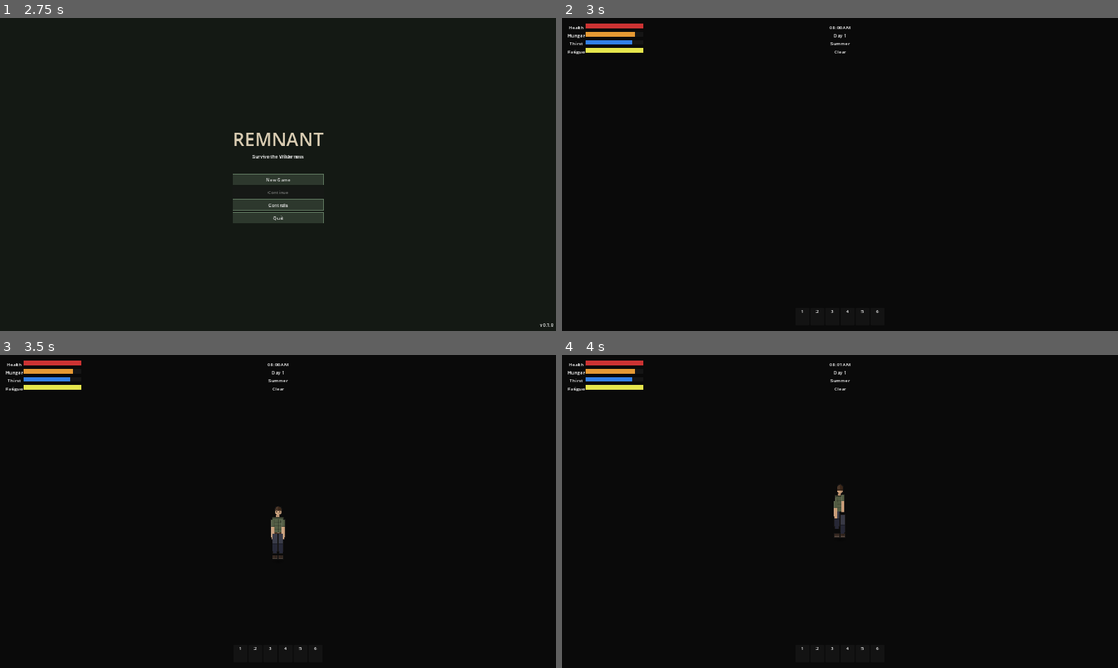
Above: before the commit, frames 1-4 (two rows, left to right).
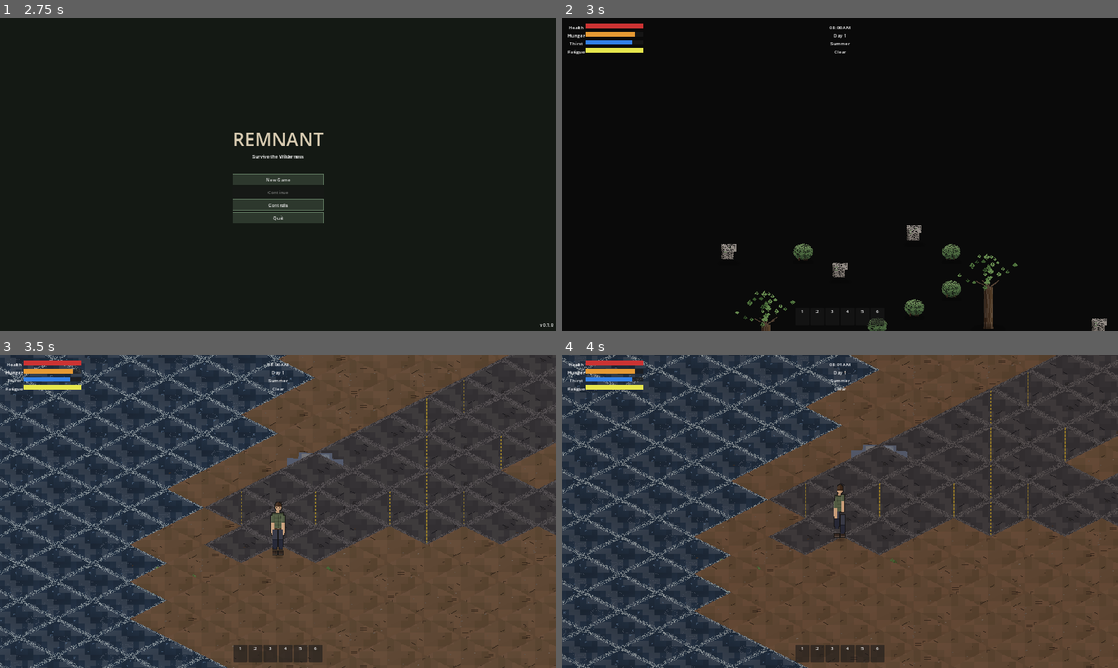
Above: after the commit, the same moments.

Repository: teleias/remnant
Game: Godot game, scene res://scenes/main/boot.tscn
The game is run twice, just before and just after one commit, with the same random seed, the same clock (stepped at 60 frames per second) and the same inputs.
Inputs (mouse positions are in pixels of both pictures, inside the frame that each line leads up to):
- Up to frame 1 (2.75 s): tap Enter at 0.5 s; move the mouse to (400, 158) at 0.52 s; hold D (move_right) 0.53-1.28 s; click (400, 158) at 0.6 s; move the mouse to (166, 190) at 1.27 s; hold S (move_down) 1.28-2.03 s; tap B (build_mode) at 1.35 s; move the mouse to (333, 105) at 2.02 s; hold D (move_right) from 2.03 s (still down); hold C (crafting) from 2.03 s (still down)
- Up to frame 2 (3 s): release D (move_right) at 2.75 s; release C (crafting) at 2.75 s; click "New Game" at 2.75 s
- Up to frame 3 (3.5 s): no input
- Up to frame 4 (4 s): move the mouse to (812, 574) at 3.52 s; hold W (move_up) from 3.53 s (still down); tap Ctrl (sneak) at 3.6 s; click (812, 574) at 3.67 s

Frame 1 is identical in both runs. In frame 2, 1.5% of the frame differs, in the area x 28-98%, y 66-100%; in frame 3, 99%, in the area x 0-100%, y 0-100%; in frame 4, 99%.

Commit message:
Fix rendering: object index, tile lookup, texture keys, teleport
Critical fixes for PZ-scale rewrite that caused nothing to render:
- _build_object_spatial_index: use world_generator.objects array
  (not nonexistent .trees/.rocks/.bushes/.furniture properties)
- get_tile_name: use biome/tile data from world_generator
  (not nonexistent .noise/.moisture_noise properties)
- Object texture keys: fallback to type name for furniture/vehicles
  (stored as "bed" not "bed_0")
- get_tile_name: handle roads (tile==20) and floors (tile>=30)
- teleport_to: set position directly instead of lerp
- _process: use global_position for camera tracking

🤖 Generated with [Claude Code](https://claude.com/claude-code)

Co-Authored-By: Claude <noreply@anthropic.com>

Diff:
--- a/godot/scripts/player/player_controller.gd
+++ b/godot/scripts/player/player_controller.gd
@@ -267,7 +267,12 @@
 	if gs:
 		gs.player_grid_x = gx
 		gs.player_grid_y = gy
-	update_screen_position()
+	# Set position directly (no lerp) for teleport
+	var elev = get_elevation(int(grid_x), int(grid_y))
+	var screen_x = (grid_x - grid_y) * 64
+	var screen_y = (grid_x + grid_y) * 32
+	screen_y -= elev * 16.0
+	global_position = Vector2(screen_x, screen_y)
 
 func generate_character_frames():
 	# Generate all animation frames for all 8 directions with Project Zomboid quality
--- a/godot/scripts/world/tile_manager.gd
+++ b/godot/scripts/world/tile_manager.gd
@@ -1834,45 +1834,22 @@
 func _build_object_spatial_index():
 	object_spatial_index.clear()
 
-	# Populate from world_generator's object lists
-	for obj in world_generator.trees:
+	# Populate from world_generator's unified objects array
+	for obj in world_generator.objects:
 		var key = str(obj.gx) + "," + str(obj.gy)
 		object_spatial_index[key] = {
-			"type": "tree",
-			"variant": obj.variant,
-			"rotation": 0
+			"type": obj.type,
+			"variant": obj.get("variant", 0),
+			"rotation": obj.get("rotation", 0)
 		}
 
-	for obj in world_generator.rocks:
-		var key = str(obj.gx) + "," + str(obj.gy)
-		object_spatial_index[key] = {
-			"type": "rock",
-			"variant": obj.variant,
-			"rotation": 0
-		}
-
-	for obj in world_generator.bushes:
-		var key = str(obj.gx) + "," + str(obj.gy)
-		object_spatial_index[key] = {
-			"type": "bush",
-			"variant": obj.variant,
-			"rotation": 0
-		}
-
-	for obj in world_generator.furniture:
-		var key = str(obj.gx) + "," + str(obj.gy)
-		object_spatial_index[key] = {
-			"type": obj.furniture_type,
-			"variant": 0,
-			"rotation": obj.rotation
-		}
-
+	# Vehicles are stored separately
 	for obj in world_generator.vehicles:
 		var key = str(obj.gx) + "," + str(obj.gy)
 		object_spatial_index[key] = {
-			"type": obj.vehicle_type,
+			"type": obj.type,
 			"variant": 0,
-			"rotation": obj.rotation
+			"rotation": obj.get("rotation", 0)
 		}
 
 func set_camera_target(target: Node2D):
@@ -1882,8 +1859,8 @@
 	if not camera_target:
 		return
 
-	var camera_gx = _screen_to_grid_x(camera_target.position)
-	var camera_gy = _screen_to_grid_y(camera_target.position)
+	var camera_gx = _screen_to_grid_x(camera_target.global_position)
+	var camera_gy = _screen_to_grid_y(camera_target.global_position)
 
 	# Update visible area if camera moved
 	if camera_gx != last_camera_gx or camera_gy != last_camera_gy:
@@ -1934,7 +1911,10 @@
 				var variant = obj_data["variant"]
 				var rotation = obj_data["rotation"]
 
+				# Tree, rock, bush use variant suffix; furniture/vehicles use type name directly
 				var obj_key = obj_type + "_" + str(variant)
+				if not object_textures.has(obj_key):
+					obj_key = obj_type  # Fallback: furniture/vehicles stored without variant
 
 				# Reuse or create object sprite
 				if active_object_sprites.has(key):
@@ -1950,15 +1930,18 @@
 							sprite.visible = true
 							new_active_objects[key] = sprite
 
+				# Shadow key matches object key
+				var shadow_key = obj_key
+
 				# Reuse or create shadow sprite
 				if active_shadow_sprites.has(key):
 					new_active_shadows[key] = active_shadow_sprites[key]
 					active_shadow_sprites.erase(key)
 				else:
-					if shadow_textures.has(obj_key):
+					if shadow_textures.has(shadow_key):
 						var shadow_sprite = _get_shadow_sprite_from_pool()
 						if shadow_sprite:
-							shadow_sprite.texture = shadow_textures[obj_key]
+							shadow_sprite.texture = shadow_textures[shadow_key]
 							shadow_sprite.position = grid_to_screen(gx, gy, 0)
 							shadow_sprite.rotation_degrees = rotation
 							shadow_sprite.visible = true
@@ -2056,25 +2039,41 @@
 # ========== TILE NAME LOOKUP ==========
 
 func get_tile_name(gx: int, gy: int) -> String:
-	var noise_val = world_generator.noise.get_noise_2d(float(gx), float(gy))
-	var moisture = world_generator.moisture_noise.get_noise_2d(float(gx) * 0.5, float(gy) * 0.5)
-
-	# Determine biome
-	if noise_val < -0.3:
+	# Out of bounds check
+	if gx < 0 or gy < 0 or gx >= world_generator.WORLD_SIZE or gy >= world_generator.WORLD_SIZE:
+		return "grass_0"
+
+	# Check tiles array first for roads and floors (set by world generator)
+	var tile_val = world_generator.get_tile(gx, gy)
+
+	if tile_val == 20:  # Road tile
 		var variant = abs(hash_int(gx, gy)) % 3
-		return "water_" + str(variant)
-	elif noise_val < -0.1:
-		var variant = abs(hash_int(gx, gy)) % 2
-		return "sand_" + str(variant)
-	elif noise_val > 0.5:
+		return "road_" + str(variant)
+	elif tile_val >= 30:  # Floor tile (inside building)
 		var variant = abs(hash_int(gx, gy)) % 3
-		return "stone_" + str(variant)
-	elif moisture < -0.2:
-		var variant = abs(hash_int(gx, gy)) % 4
-		return "dirt_" + str(variant)
-	else:
-		var variant = abs(hash_int(gx, gy)) % 6
-		return "grass_" + str(variant)
+		return "floor_" + str(variant)
+
+	# Use biome data from world generator
+	var biome = world_generator.get_biome(gx, gy)
+	var variant_hash = abs(hash_int(gx, gy))
+
+	match biome:
+		WorldGenerator.BIOME_WATER:
+			return "water_" + str(variant_hash % 3)
+		WorldGenerator.BIOME_MOUNTAIN:
+			return "stone_" + str(variant_hash % 3)
+		WorldGenerator.BIOME_DENSE_FOREST, WorldGenerator.BIOME_FOREST:
+			return "grass_" + str(variant_hash % 6)
+		WorldGenerator.BIOME_MEADOW:
+			# Mix grass and dirt based on moisture
+			var idx = gy * world_generator.WORLD_SIZE + gx
+			var moist = world_generator.moisture[idx] if idx < world_generator.moisture.size() else 0.5
+			if moist < 0.3:
+				return "dirt_" + str(variant_hash % 4)
+			else:
+				return "grass_" + str(variant_hash % 6)
+		_:
+			return "grass_" + str(variant_hash % 6)
 
 # ========== HASH FUNCTIONS ==========
 
Not shown, changed: godot/dist/index.pck
